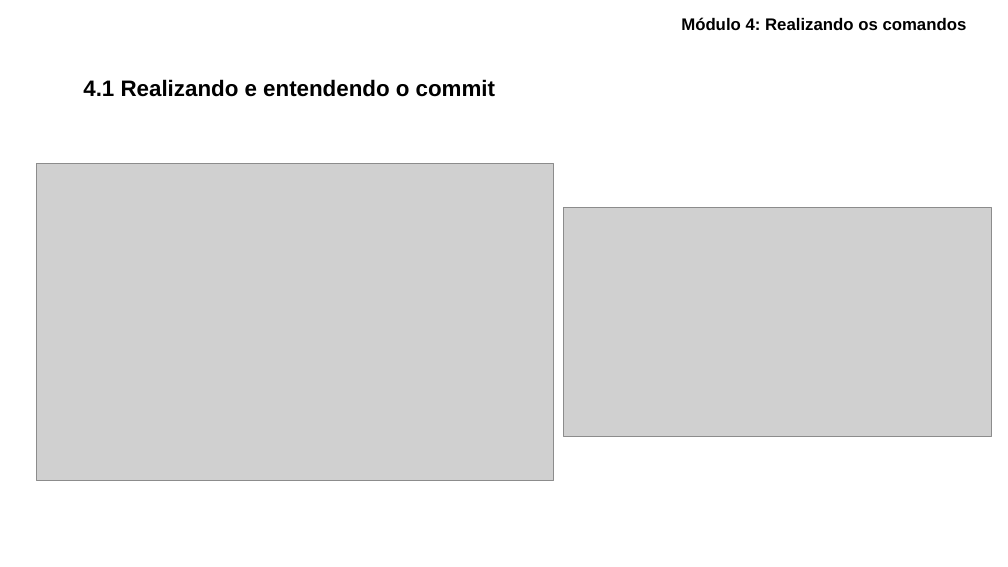
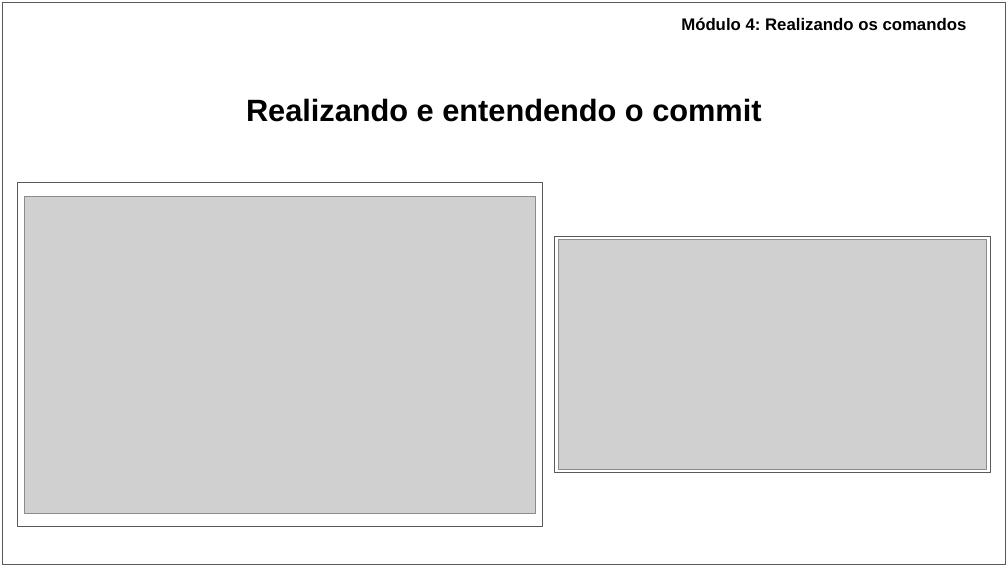
Before and after one commit to ryancunha13/Curso-Git-02, a slide deck: slide 12 of Materiais didáticos/Apresentação - Curso de Git_GitHub.pptx. Drawn at 1008x567 pixels with LibreOffice and Linux fonts; fonts in the diff are those of the drawing; grey boxes stand for pictures. Boxes give left, top, right and bottom in pixels: in the first picture for what was removed or moved away, otherwise in the second. Text is boxed around its words. In the diff, an @@ line names an element or a change of style, - is before the commit and + after.

```diff
--- a/Materiais didáticos/Apresentação - Curso de Git_GitHub.pptx
+++ b/Materiais didáticos/Apresentação - Curso de Git_GitHub.pptx
@@ rectangle added at (2, 2, 1006, 564), fill #FFFFFF, outline #595959 0.75 pt @@
@@ title at (246, 98, 761, 122): text changed; size 16 to 22 pt @@
-4.1 Realizando e entendendo o commit
+Realizando e entendendo o commit
@@ rectangle added at (17, 182, 542, 526), fill #FFFFFF, outline #595959 0.75 pt @@
@@ picture: place and size @@
-picture at (36, 163, 553, 481)
+picture at (24, 197, 535, 514)
@@ rectangle added at (555, 237, 991, 474), fill #FFFFFF, outline #595959 0.75 pt @@
@@ picture: place and size @@
-picture at (563, 208, 991, 437)
+picture at (558, 240, 986, 470)
```
Also in this commit, not shown: 38 other slides changed, 2 slides added, 3 other files.
